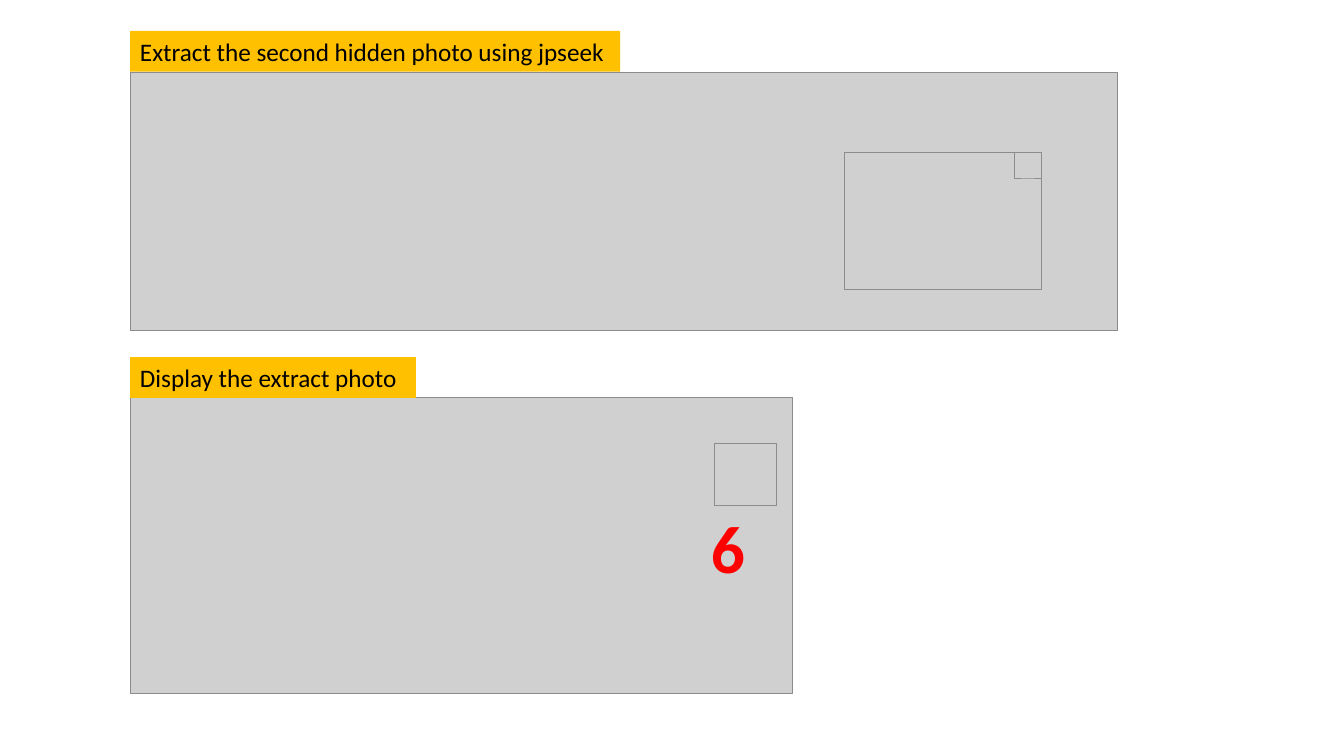
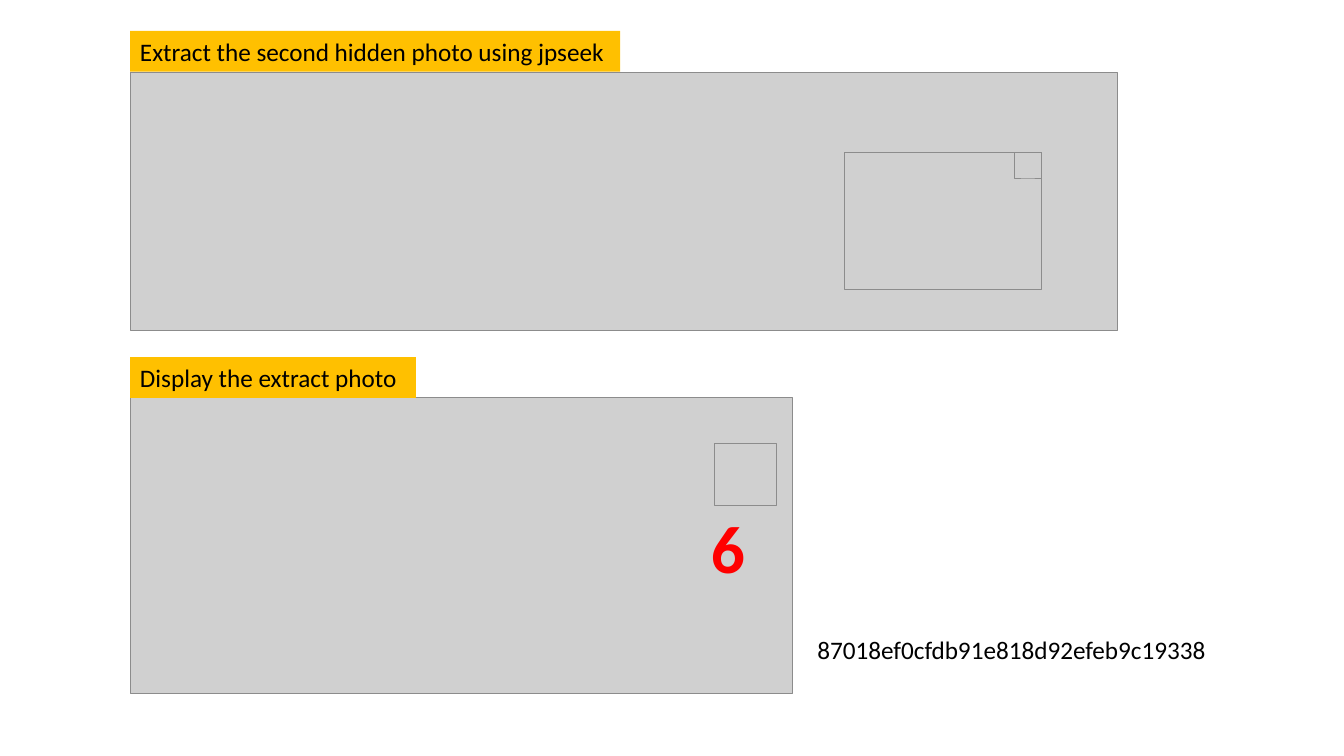
Before and after one commit to frankwxu/digital-forensics-lab, a slide deck: slide 16 of Illegal_Possession_Images/Rhion_Possession_2_Steganography.pptx. Drawn at 1344x756 pixels with LibreOffice and Linux fonts; fonts in the diff are those of the drawing; grey boxes stand for pictures; background and template pictures are left out. Boxes give left, top, right and bottom in pixels: in the first picture for what was removed or moved away, otherwise in the second. Text is boxed around its words. In the diff, an @@ line names an element or a change of style, - is before the commit and + after.

```diff
--- a/Illegal_Possession_Images/Rhion_Possession_2_Steganography.pptx
+++ b/Illegal_Possession_Images/Rhion_Possession_2_Steganography.pptx
@@ text added at (817, 641, 1205, 660), 18 pt, text #000000 @@
+87018ef0cfdb91e818d92efeb9c19338
```
Also in this commit, not shown: 3 other slides changed, 1 slide added, 5 other files.
